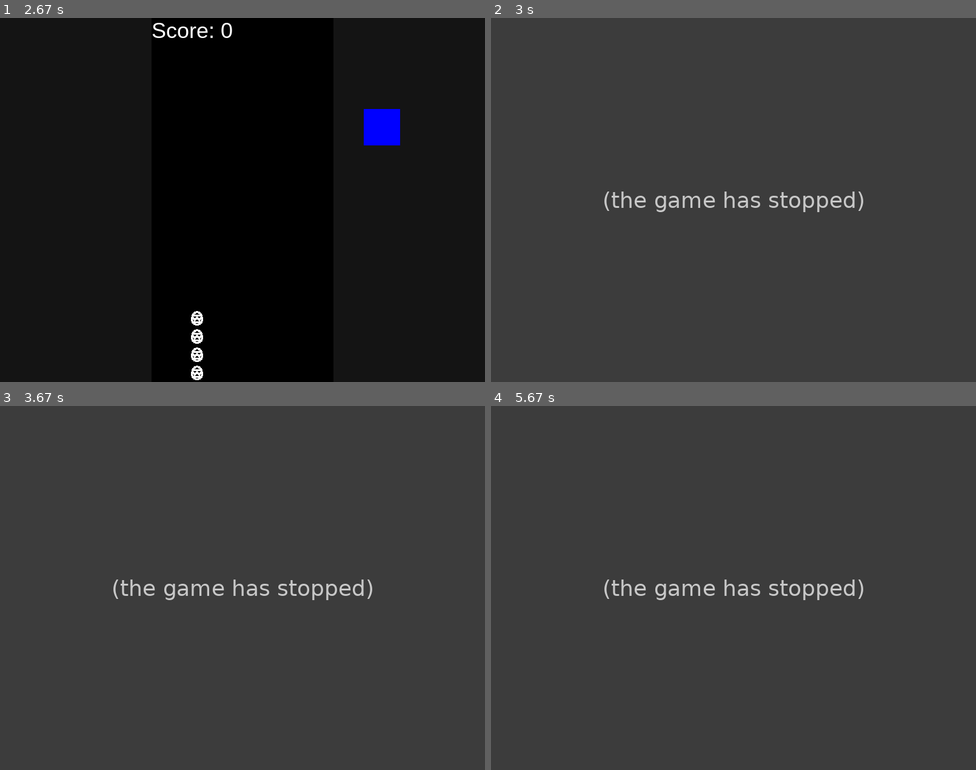
Above: before the commit, frames 1-4 (two rows, left to right).
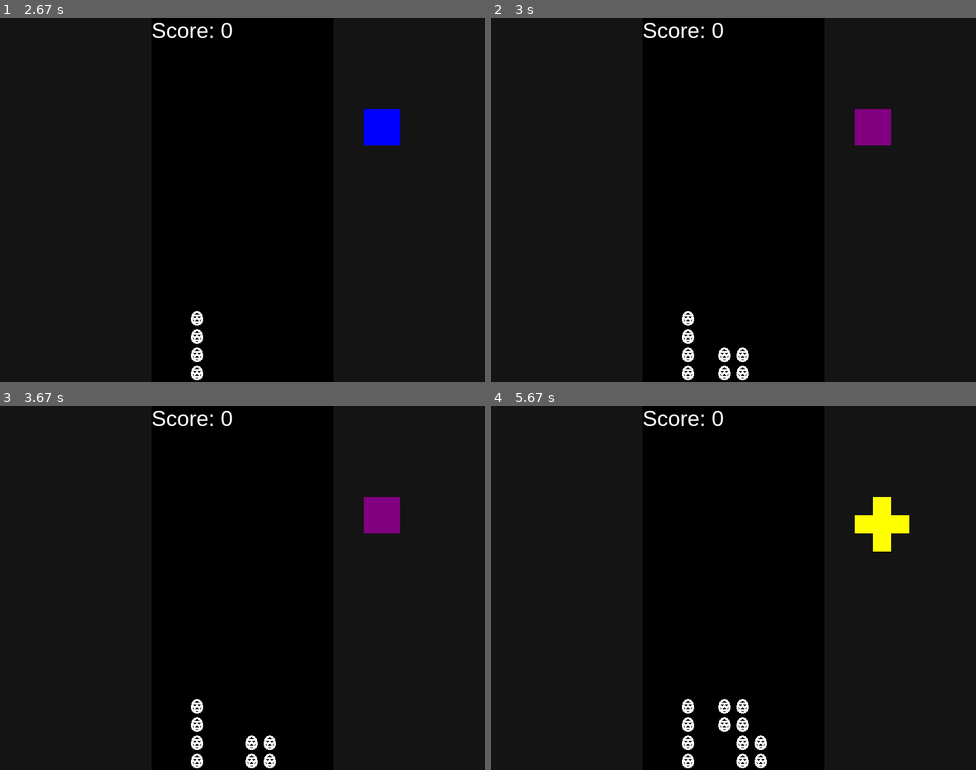
Above: after the commit, the same moments.

Repository: MowMiKubek/pygame-tetris
Game: pygame game, started from main.py
The game is run twice, just before and just after one commit, with the same random seed, the same clock (stepped at 60 frames per second) and the same inputs.
Inputs:
- Up to frame 1 (2.67 s): tap Enter at 0.33 s; hold Up 0.67-1.13 s; hold Right 1.17-1.63 s; tap Space at 1.23, 1.53, 1.73, 2.03, 2.63 s; hold Left 1.67-2.2 s; hold Left from 2.57 s (still down)
- Up to frame 2 (3 s): tap Space at 2.93 s; release Left at 2.97 s
- Up to frame 3 (3.67 s): hold Right from 3.4 s (still down); tap Space at 3.47 s
- Up to frame 4 (5.67 s): tap Space at 3.77, 4.53, 4.83, 5.03, 5.33, 5.53 s; release Right at 4.03 s; hold Left 4.47-4.93 s; hold Right 4.97-5.43 s; hold Up from 5.47 s (still down)

Frame 1 is identical in both runs. In frame 2, 100% of the frame differs, in the area x 0-100%, y 0-100%; in frame 3, 100%; in frame 4, 100%.
Error before the commit: ZeroDivisionError: division by zero (Tetromino.py line 73); the game stopped at 2.83 s (later frames are placeholders)

Commit message:
Bugfix. Loading settings from yaml file. Add gitignore

Diff:
--- a/main.py
+++ b/main.py
@@ -194,7 +194,7 @@
             probabilities.append(1)
         print("Warning: probability count doesn't match tetromino count")
 else:
-    Tetromino.Tetromino.probabilities = [0] * len(Tetromino.Tetromino.tetrominoes)
+    Tetromino.Tetromino.probabilities = [1] * len(Tetromino.Tetromino.tetrominoes)
 Tetromino.Tetromino.shapes_count = [0] * len(Tetromino.Tetromino.tetrominoes)
 
 # set hint
@@ -212,6 +212,11 @@
 if "score_range" in DIFF_LEVELS[diff_level].keys():
     score_range = DIFF_LEVELS[diff_level]["score_range"]
 
+# speed
+speed = [500, 400, 300, 200]
+if "speed" in DIFF_LEVELS[diff_level].keys():
+    speed = DIFF_LEVELS[diff_level]["speed"]
+
 game_score = 0
 cheat_drop_row_cooldown = random.randint(30, 40)
 
@@ -221,12 +226,12 @@
     clock.tick()
 
     if game_score < score_range[0]:
-        fall_speed = diff_settings["speed"][0]
+        fall_speed = speed[0]
     for i in range(0, len(score_range)-1):
         if score_range[i] <= game_score < score_range[i+1]:
-            fall_speed = diff_settings["speed"][1]
+            fall_speed = speed[1]
     if game_score > score_range[-1]:
-        fall_speed = diff_settings["speed"][-1]
+        fall_speed = speed[-1]
 
     if fall_time >= fall_speed:
         fall_time = 0
Not shown, added: .gitignore
